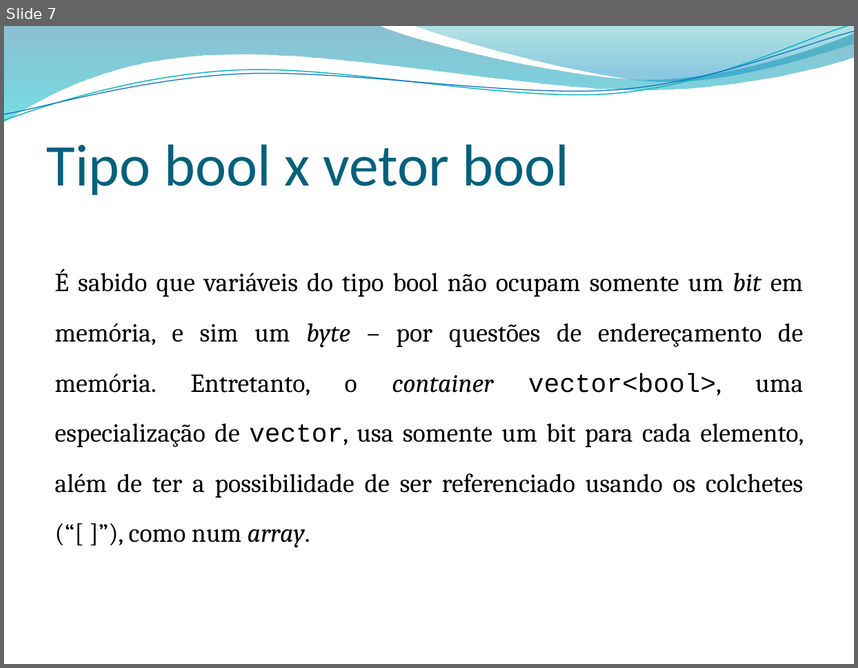
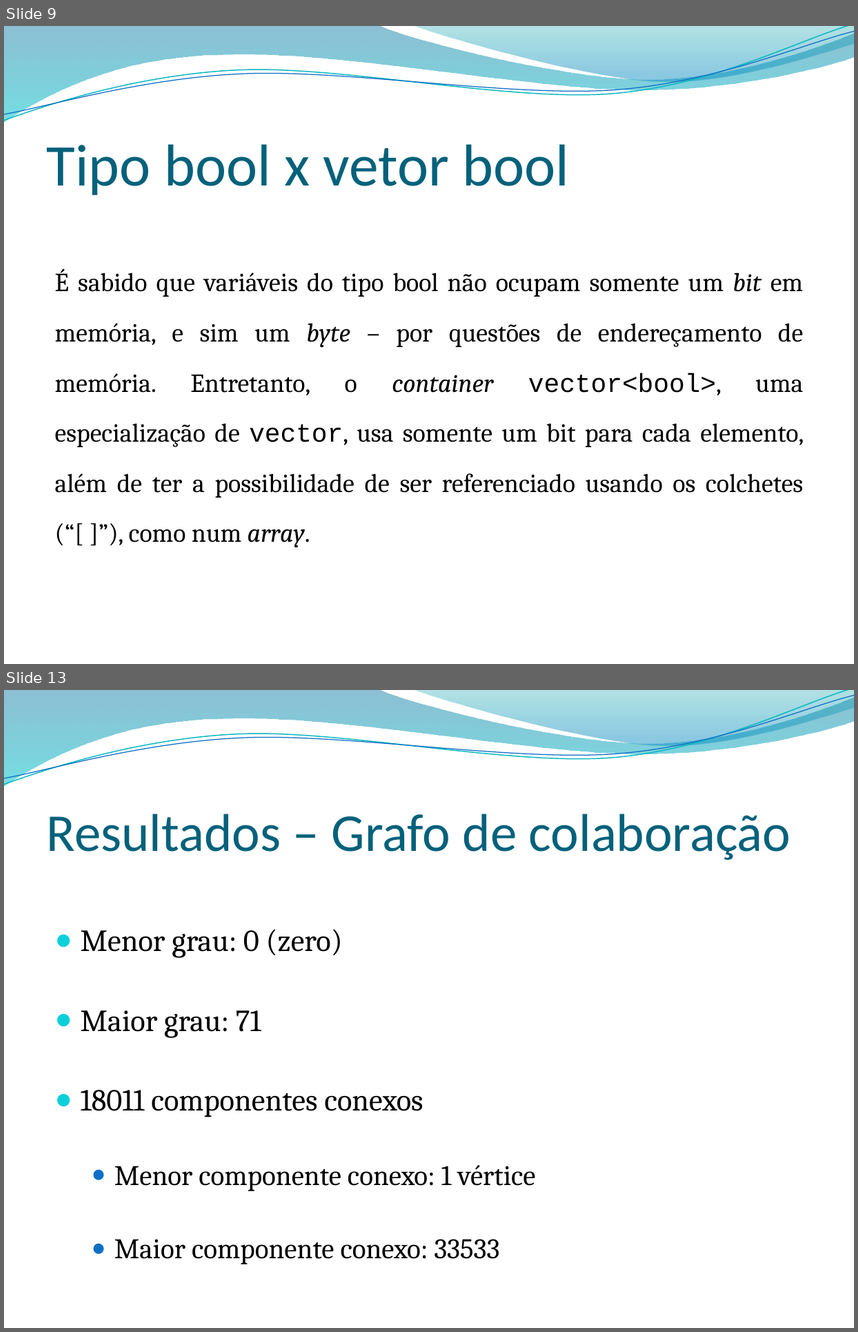
Before and after one commit to jonathanaugusto/grafos2011, a slide deck: apresentacao.pptx. Shown one above the other, each under a label of ours: slide 7 before the commit, slides 9 and 13 after it; the slides between them are not shown. The pictures are 858x668 and 858x1332 pixels, drawn with LibreOffice and Linux fonts; fonts in the diff are those of the drawing; background and template pictures are left out. Boxes give left, top, right and bottom in pixels: in the first picture for what was removed or moved away, otherwise in the second. Text is boxed around its words. In the diff, an @@ line names an element or a change of style, - is before the commit and + after.

```diff
--- a/apresentacao.pptx
+++ b/apresentacao.pptx
@@ slide 13 added at (4, 690, 854, 1328), background picture (left out); not listed: 4 template elements that a slide beside it also shows @@
@@ title added at (47, 814, 791, 860), 45 pt, text #04617B @@
+Resultados – Grafo de colaboração
@@ text added at (81, 929, 536, 1264), 24 pt, text #000000 @@
+● Menor grau: 0 (zero)
+● Maior grau: 71
+● 18011 componentes conexos
+  ● Menor componente conexo: 1 vértice
+  ● Maior componente conexo: 33533
@@ what was slide 7 is now slide 9 @@
```
Also in this commit, not shown: 11 other slides added, 1 slide removed.
